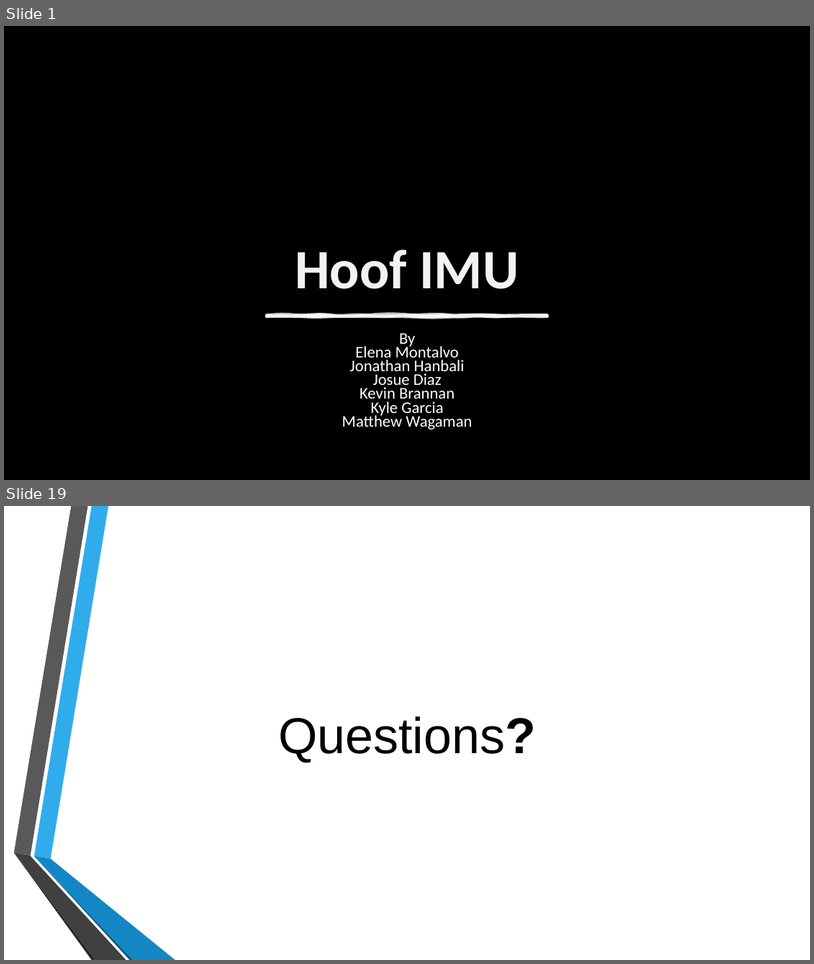
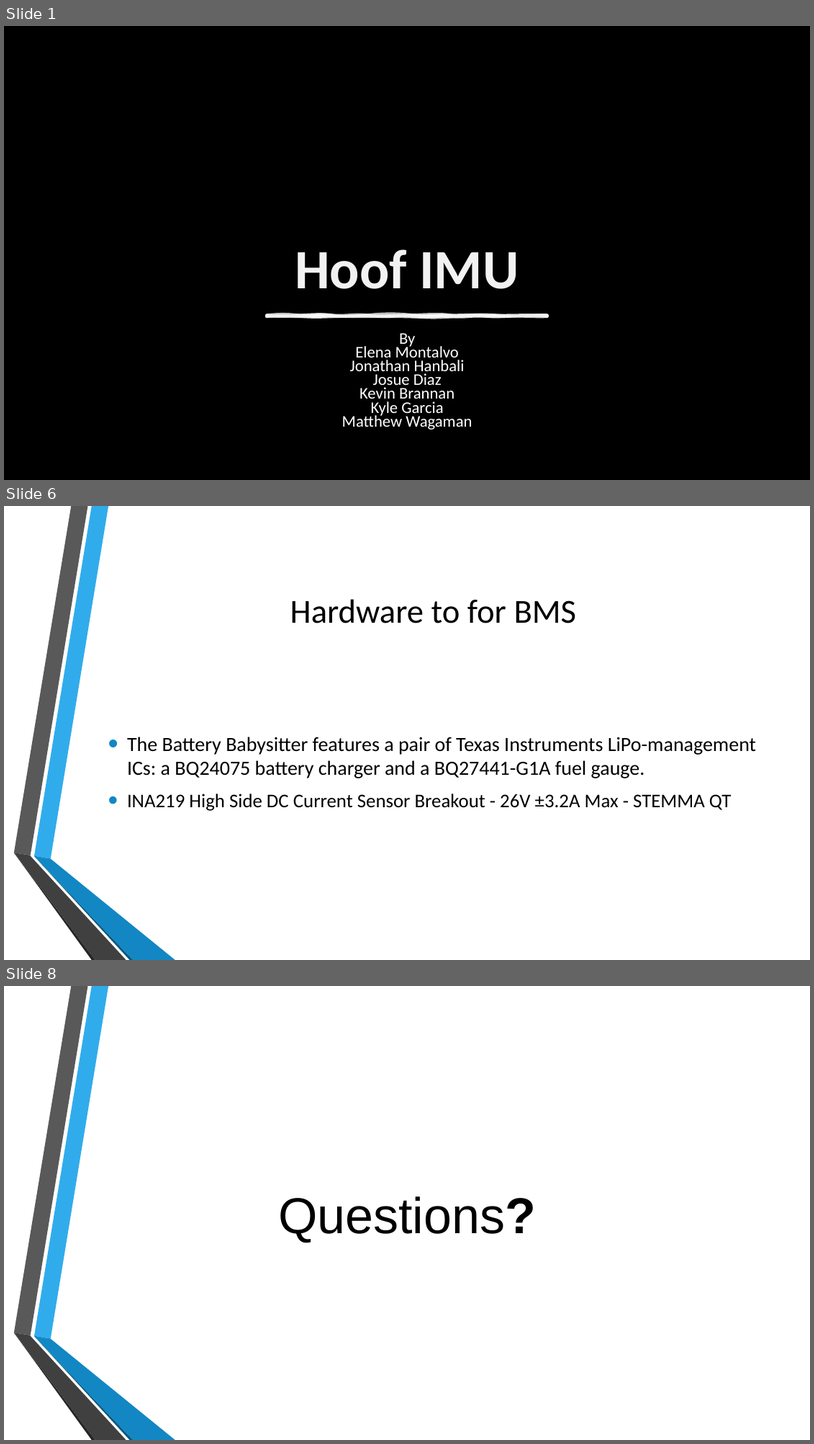
Before and after one commit to kyobg/HOOF-IMU, a slide deck: SDP_Summer_Progress.pptx. Shown one above the other, each under a label of ours: slides 1 and 19 before the commit, slides 1, 6 and 8 after it; the slides between them are not shown. The pictures are 814x964 and 814x1444 pixels, drawn with LibreOffice and Linux fonts; fonts in the diff are those of the drawing; background and template pictures are left out. Boxes give left, top, right and bottom in pixels: in the first picture for what was removed or moved away, otherwise in the second. Text is boxed around its words. In the diff, an @@ line names an element or a change of style, - is before the commit and + after.

```diff
--- a/SDP_Summer_Progress.pptx
+++ b/SDP_Summer_Progress.pptx
@@ slide 6 added at <box>4,506,810,960</box>, background picture (left out); not listed: 6 template elements that a slide beside it also shows @@
@@ title added at <box>291,599,577,623</box>, 40 pt, text #000000 @@
+Hardware to for BMS
@@ text added at <box>127,736,756,811</box>, 24 pt, text #000000 @@
+• The Battery Babysitter features a pair of Texas Instruments LiPo-management ICs: a BQ24075 battery charger and a BQ27441-G1A fuel gauge.
+• INA219 High Side DC Current Sensor Breakout - 26V ±3.2A Max - STEMMA QT
@@ what was slide 19 is now slide 8 @@
```
Also in this commit, not shown: 1 slide changed, 4 other slides added, 16 slides removed, 5 other files.
